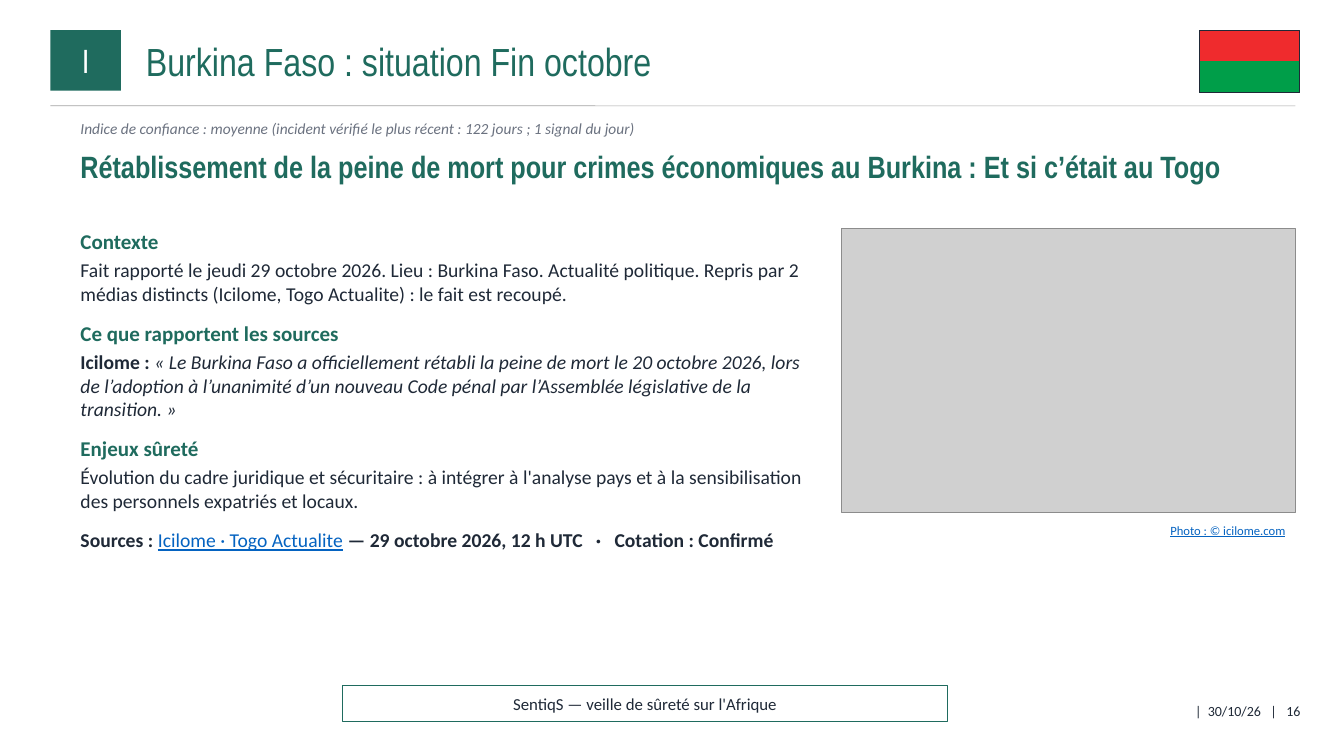
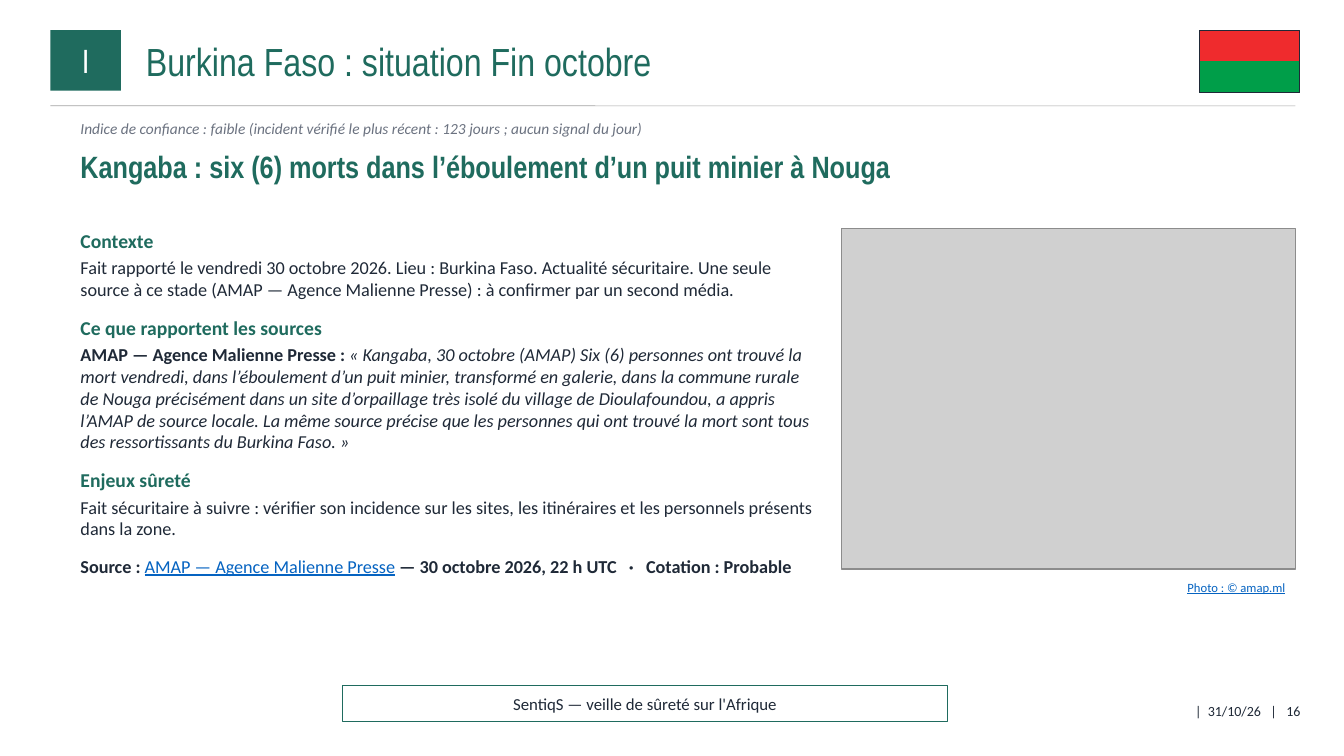
Before and after one commit to ytl1-ops/SentiqS, a slide deck: slide 16 of web/rapports/mensuel/2026-10.pptx. Drawn at 1344x756 pixels with LibreOffice and Linux fonts; fonts in the diff are those of the drawing; grey boxes stand for pictures. Boxes give left, top, right and bottom in pixels: in the first picture for what was removed or moved away, otherwise in the second. Text is boxed around its words. In the diff, an @@ line names an element or a change of style, - is before the commit and + after.

```diff
--- a/web/rapports/mensuel/2026-10.pptx
+++ b/web/rapports/mensuel/2026-10.pptx
@@ text at (80,123,641,137): text changed @@
-Indice de confiance : moyenne (incident vérifié le plus récent : 122 jours ; 1 signal du jour)
+Indice de confiance : faible (incident vérifié le plus récent : 123 jours ; aucun signal du jour)
@@ text at (80,155,890,185): text changed @@
-Rétablissement de la peine de mort pour crimes économiques au Burkina : Et si c’était au Togo
+Kangaba : six (6) morts dans l’éboulement d’un puit minier à Nouga
@@ text at (80,235,321,491): size 15 to 14 pt in "Contexte", "Ce que rapportent les sources", "Enjeux sûreté" @@
@@ picture: place and size @@
-picture at (842,229,1296,512)
+picture at (842,229,1296,570)
@@ text at (80,261,771,299): text changed; size 14 to 13 pt @@
-Fait rapporté le jeudi 29 octobre 2026. Lieu : Burkina Faso. Actualité politique. Repris par 2 médias distincts (Icilome, Togo Actualite) : le fait est recoupé.
+Fait rapporté le vendredi 30 octobre 2026. Lieu : Burkina Faso. Actualité sécuritaire. Une seule source à ce stade (AMAP — Agence Malienne Presse) : à confirmer par un second média.
@@ text at (80,348,810,448): text changed; size 14 to 13 pt @@
-Icilome : « Le Burkina Faso a officiellement rétabli la peine de mort le 20 octobre 2026, lors de l’adoption à l’unanimité d’un nouveau Code pénal par l’Assemblée législative de la transition. »
+AMAP — Agence Malienne Presse : « Kangaba, 30 octobre (AMAP) Six (6) personnes ont trouvé la mort vendredi, dans l’éboulement d’un puit minier, transformé en galerie, dans la commune rurale de Nouga précisément dans un site d’orpaillage très isolé du village de Dioulafoundou, a appris l’AMAP de source locale. La même source précise que les personnes qui ont trouvé la mort sont tous des ressortissants du Burkina Faso. »
@@ text at (80,501,812,576): text changed; size 14 to 13 pt @@
-Évolution du cadre juridique et sécuritaire : à intégrer à l'analyse pays et à la sensibilisation des personnels expatriés et locaux.
-Sources : Icilome · Togo Actualite — 29 octobre 2026, 12 h UTC · Cotation : Confirmé
+Fait sécuritaire à suivre : vérifier son incidence sur les sites, les itinéraires et les personnels présents dans la zone.
+Source : AMAP — Agence Malienne Presse — 30 octobre 2026, 22 h UTC · Cotation : Probable
@@ text at (1187,583,1285,594): text changed @@
-Photo : © icilome.com
+Photo : © amap.ml
@@ text at (1208,706,1300,717): text changed @@
-| 30/10/26 | 16
+| 31/10/26 | 16
```
Also in this commit, not shown: 41 other slides changed, 11 other files.
